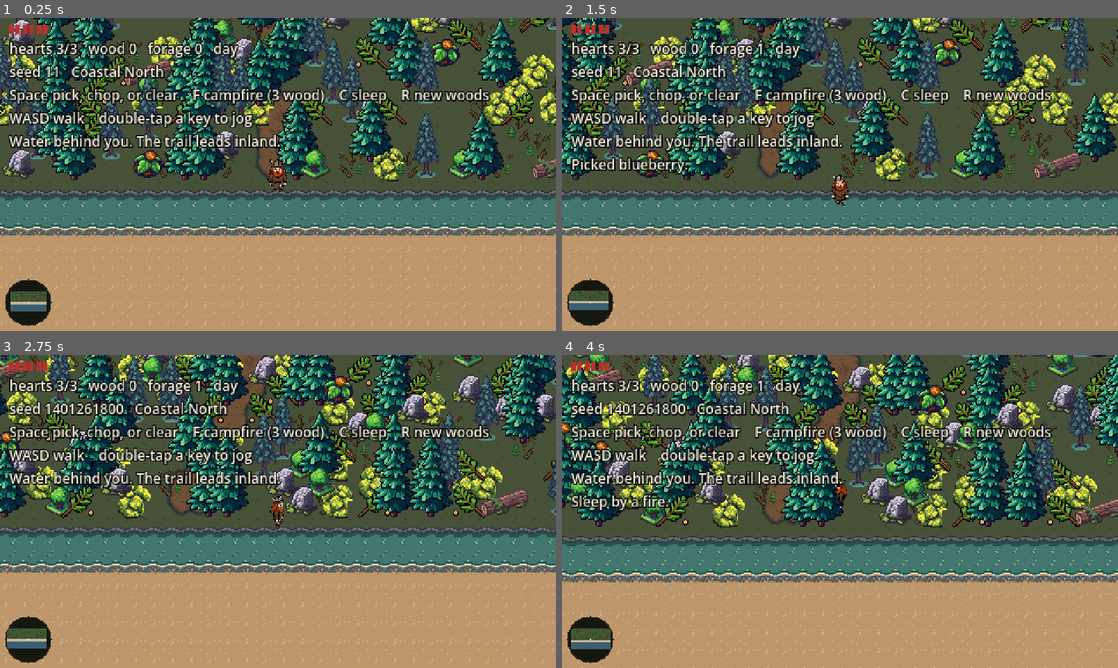
Above: before the commit, frames 1-4 (two rows, left to right).
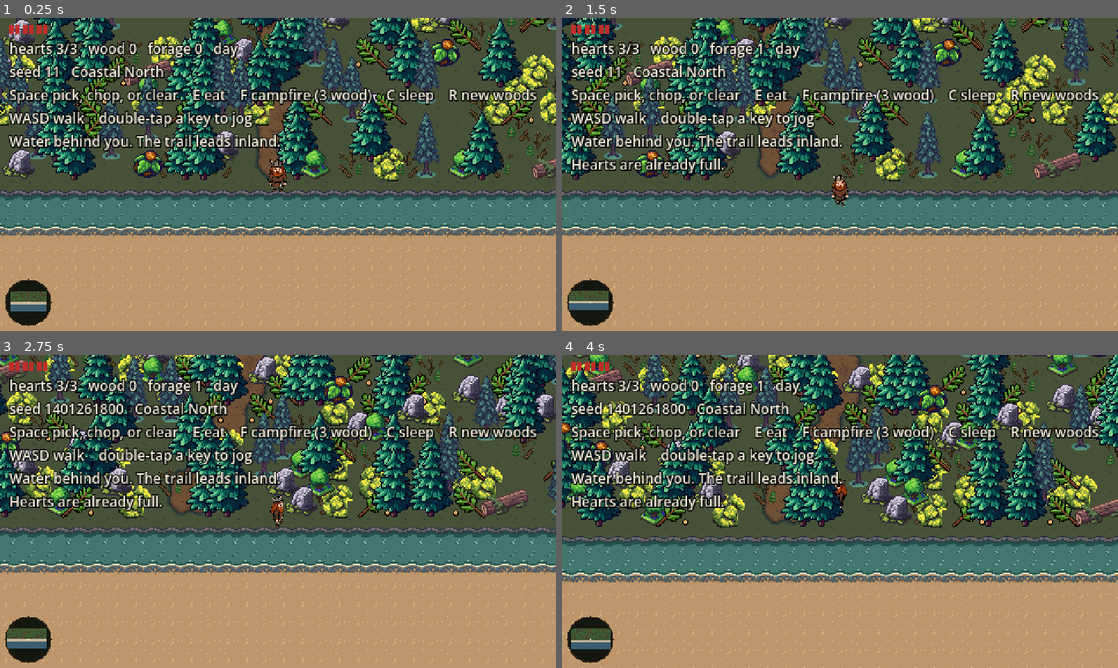
Above: after the commit, the same moments.

Repository: sam-dev-site/leif-in-the-wind
Game: Godot game, scene res://world/world.tscn
Two runs of this game, one before a commit and one after it. Both use one fixed random seed, a clock stepped at 60 frames per second and the inputs below.
Inputs:
- Up to frame 1 (0.25 s): no input
- Up to frame 2 (1.5 s): tap Enter at 0.5 s; hold D 0.53-1.28 s; tap E at 0.6, 1.35 s; tap Space at 0.77 s; hold S from 1.28 s (still down)
- Up to frame 3 (2.75 s): tap Space at 1.52 s; release S at 2.03 s; hold D from 2.03 s (still down); tap R at 2.1 s; tap E at 2.3 s
- Up to frame 4 (4 s): release D at 2.78 s; hold W 2.78-3.53 s; tap F at 2.85 s; tap Space at 3.02, 3.77 s; tap E at 3.05, 3.8 s; hold A from 3.53 s (still down); tap C at 3.6 s

The runs differ from the first frame. In frame 1, 1.7% of the frame differs, in the area x 35-97%, y 22-28%; in frame 2, 2.4%; in frame 3, 2.5%; in frame 4, 2.5%, in the area x 1-97%, y 22-50%.

Commit message:
Let a berry in hand heal half a heart, now that Play signed it off.

Diff:
--- a/game/tests/run.gd
+++ b/game/tests/run.gd
@@ -22,6 +22,7 @@
 	_test_campfire_on_open_ground_only()
 	_test_night_falls_without_freezing()
 	_test_hud_shows_hearts_wood_forage()
+	_test_eat_forage_heals_half_a_heart()
 	_test_wang_corners()
 	_test_wang_sheets_load()
 	_test_granite_is_a_rock_not_a_floor()
@@ -413,10 +414,48 @@
 	_expect(text.contains("forage 2"), "forage count is on the hud")
 	_expect(text.contains("night"), "the phase is on the hud")
 	_expect(text.contains("Space pick, chop, or clear"), "pick, chop, and clear are labeled")
+	_expect(text.contains("E eat"), "eat is labeled")
 	_expect(text.contains("F campfire"), "the campfire key is labeled")
 	_expect(text.contains("C sleep"), "sleep is labeled")
 	_expect(text.contains("Campfire lit."), "the last action is on the hud")
 	_expect(supplies.hearts == 3, "the hud line does not spend hearts")
+
+
+func _test_eat_forage_heals_half_a_heart() -> void:
+	print("eat forage heals half a heart")
+	var supplies := Supplies.new()
+	supplies.forage = 2
+	supplies.hearts = 2.0
+	supplies.wood = 1.5
+	supplies.cold_acc = 1.5
+	supplies.heal_acc = 2.0
+	_expect(supplies.try_eat() == "eat", "a berry is eaten")
+	_expect(supplies.forage == 1, "eating spends one forage")
+	_expect(is_equal_approx(supplies.hearts, 2.5), "eating heals half a heart")
+	_expect(is_equal_approx(supplies.wood, 1.5), "eating does not spend wood")
+	_expect(is_equal_approx(supplies.cold_acc, 1.5), "eating does not reset the night")
+	_expect(is_equal_approx(supplies.heal_acc, 2.0), "eating does not reset day heal")
+	supplies.hearts = supplies.hearts_max
+	var held: int = supplies.forage
+	_expect(supplies.try_eat() == "full", "full hearts refuse the berry")
+	_expect(supplies.forage == held, "a full heart keeps the forage")
+	_expect(is_equal_approx(supplies.hearts, supplies.hearts_max), "hearts stay at max")
+	supplies.forage = 0
+	supplies.hearts = 1.0
+	_expect(supplies.try_eat() == "empty", "empty hands refuse")
+	_expect(supplies.forage == 0, "empty forage stays empty")
+	_expect(is_equal_approx(supplies.hearts, 1.0), "refusing does not heal")
+	supplies.forage = 1
+	supplies.hearts = 2.5
+	_expect(supplies.try_eat() == "eat", "a short heart still takes a berry")
+	_expect(is_equal_approx(supplies.hearts, 3.0), "the bite stops at max hearts")
+	_expect(supplies.forage == 0, "the capped bite still spends the berry")
+	_expect(supplies.try_eat() == "empty", "nothing left after that bite")
+	supplies.forage = 1
+	supplies.hearts = 2.0
+	_expect(supplies.try_eat() == "eat", "another berry before the cold")
+	_expect(supplies.tick_vitals(true, false, Supplies.COLD_SECONDS) == "cold", "night cold still spends a heart")
+	_expect(is_equal_approx(supplies.hearts, 2.0), "cold still takes half a heart after eating")
 
 
 func _test_wang_corners() -> void:
--- a/game/world/hud.gd
+++ b/game/world/hud.gd
@@ -44,7 +44,7 @@
 	var lines := (
 		"hearts %s/%s   wood %s   forage %d   %s\n"
 		+ "seed %d   %s\n"
-		+ "Space pick, chop, or clear    F campfire (%s wood)    C sleep    R new woods\n"
+		+ "Space pick, chop, or clear    E eat    F campfire (%s wood)    C sleep    R new woods\n"
 		+ "WASD walk    double-tap a key to jog\n"
 		+ "Water behind you. The trail leads inland."
 	) % [
--- a/game/world/supplies.gd
+++ b/game/world/supplies.gd
@@ -1,7 +1,8 @@
 class_name Supplies
 extends RefCounted
 
-## What Leif is carrying. Wood buys a fire. Night away from a fire spends hearts slowly.
+## What Leif is carrying. Wood buys a fire. A berry in hand heals half a heart.
+## Night away from a fire spends hearts slowly. There is no hunger bar.
 
 const WOOD_PER_TREE := 3.0
 const WOOD_PER_BRANCH := 0.5
@@ -44,6 +45,18 @@
 		return false
 	wood = snappedf(wood - amount, 0.1)
 	return true
+
+
+## Eat one berry already in hand. Half a heart back, never past max.
+## "empty" and "full" spend nothing. Day heal and night cold are untouched.
+func try_eat() -> String:
+	if forage <= 0:
+		return "empty"
+	if hearts >= hearts_max:
+		return "full"
+	forage -= 1
+	hearts = snappedf(minf(hearts_max, hearts + HEART_STEP), HEART_STEP)
+	return "eat"
 
 
 static func is_branch(species: String) -> bool:
--- a/game/world/world.gd
+++ b/game/world/world.gd
@@ -98,6 +98,9 @@
 		world_seed = (world_seed * 1103515245 + 12345) & 0x7fffffff
 		rebuild()
 		get_viewport().set_input_as_handled()
+	elif key.keycode == KEY_E:
+		_try_eat()
+		get_viewport().set_input_as_handled()
 	elif key.keycode == KEY_F:
 		_try_place_campfire()
 		get_viewport().set_input_as_handled()
@@ -273,6 +276,19 @@
 		if local_y >= ChunkGenerator.HEIGHT - ChunkGenerator.WATER_ROWS - ChunkGenerator.SHORE_ROWS:
 			return ChunkGenerator.TILE_SHORE
 	return ChunkGenerator.TILE_MOSS
+
+
+func _try_eat() -> void:
+	if _sleep_phase != "":
+		return
+	var result := supplies.try_eat()
+	if result == "eat":
+		_hint = "Ate a berry. +%s heart." % Supplies.wood_label(Supplies.HEART_STEP)
+	elif result == "empty":
+		_hint = "No berries to eat."
+	elif result == "full":
+		_hint = "Hearts are already full."
+	_refresh_hud()
 
 
 func _try_place_campfire() -> void:
Not shown, changed: docs/DECISIONS.md
Not shown, added: docs/IDEAS.md
Not shown, changed: docs/SLICE_0.md
Not shown, changed: docs/STATUS.md
Not shown, changed: docs/research/journey.md
